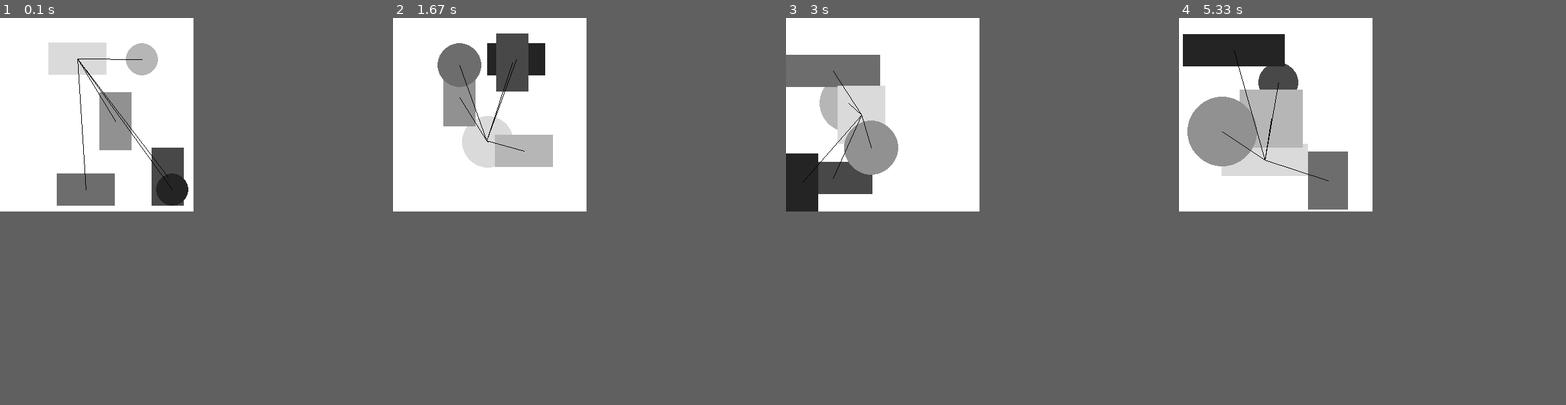
Above: before the commit, frames 1-4 (left to right).
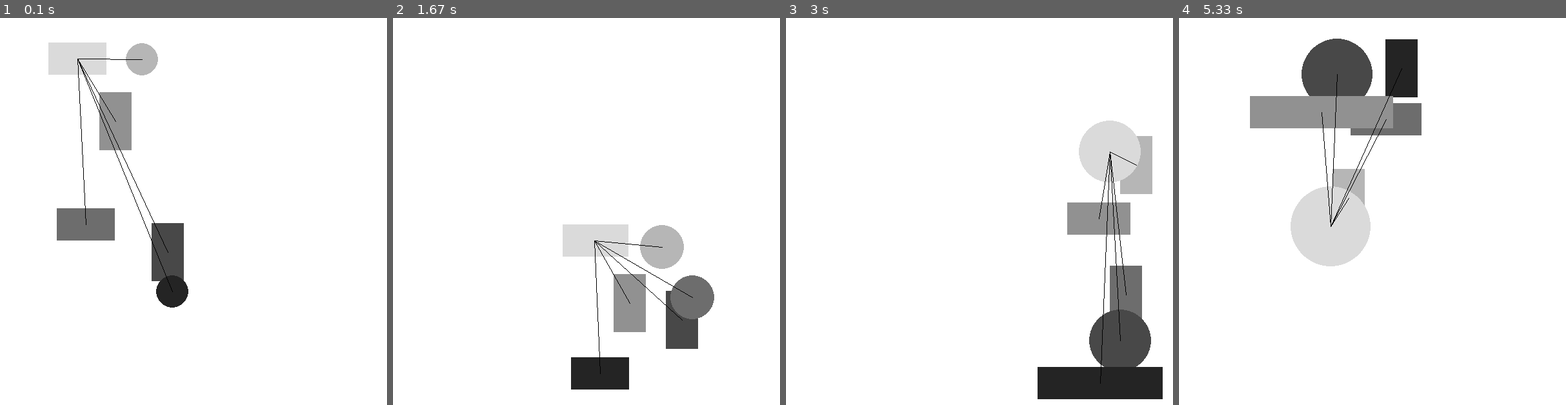
Above: after the commit, the same moments.

Repository: PatrykCiwinski/WSBdzien6
Game: pygame game, started from mediator.py
The game is run twice, just before and just after one commit, with the same random seed, the same clock (stepped at 60 frames per second) and the same inputs.
Inputs (mouse positions are in pixels of both pictures, inside the frame that each line leads up to):
- Up to frame 1 (0.1 s): no input
- Up to frame 2 (1.67 s): hold W 0.33-0.8 s; move the mouse to (571, 226) at 0.37 s; hold S 0.83-1.13 s; move the mouse to (493, 215) at 0.87 s; hold W 1.17-1.53 s; move the mouse to (644, 76) at 1.2 s; press the mouse at (447, 199) at 1.6 s
- Up to frame 3 (3 s): move the mouse to (902, 257) at 1.7 s; release the mouse at (960, 312) at 1.83 s; press the mouse at (840, 199) at 1.93 s; move the mouse to (902, 172) at 2.03 s; release the mouse at (967, 145) at 2.17 s; hold S 2.23-2.6 s; click (1126, 358) at 2.32 s; hold W 2.63-2.93 s; click (917, 83) at 2.72 s; hold S from 2.97 s (still down)
- Up to frame 4 (5.33 s): click (1507, 312) at 3.05 s; release S at 3.27 s; hold W 3.3-3.67 s; click (1511, 180) at 3.38 s; hold S 3.7-4.07 s; click (1248, 161) at 3.78 s; hold W 4.1-4.4 s; click (1256, 79) at 4.18 s; hold S 4.43-4.73 s; click (1279, 281) at 4.52 s; hold W 4.77-5.13 s; click (1287, 141) at 4.85 s; hold S from 5.17 s (still down); click (1287, 180) at 5.25 s
In our replay, the window is 300x300 before the commit and 600x600 after it. These sizes can differ from the game's own. Grey fills any space a smaller window leaves; there, only what the larger window draws over its background counts as a difference.

The runs differ from the first frame. In frame 1, 5.8% of the frame differs, in the area x 14-49%, y 10-75%; in frame 2, 13%; in frame 3, 17%; in frame 4, 20%, in the area x 1-63%, y 4-65%.

Commit message:
more upgrades

Diff:
--- a/mediator.py
+++ b/mediator.py
@@ -162,6 +162,10 @@
             guzik1, guzik2, guzik3 = pygame.mouse.get_pressed()
             if guzik1:
                 obiekt_najblizszy_myszcze.szerokosc += 4
+            if guzik2:
+                obiekt_najblizszy_myszcze.szerokosc -= 4
+            if guzik3:
+                obiekt_najblizszy_myszcze.wysokosc += 4
         pygame.quit()
     def _paint(self, background, screen):
         pygame.draw.rect(background, (255, 255, 255), (0, 0, *self.window))
@@ -179,6 +183,6 @@
 mediator1 = Mediator()
 mediator2 = Mediator()
 koncowy_mediator = mediator1 + mediator2
-# koncowy_mediator += 150
-koncowy_mediator-=100
+koncowy_mediator += 200
+
 koncowy_mediator.uruchom_gre()
